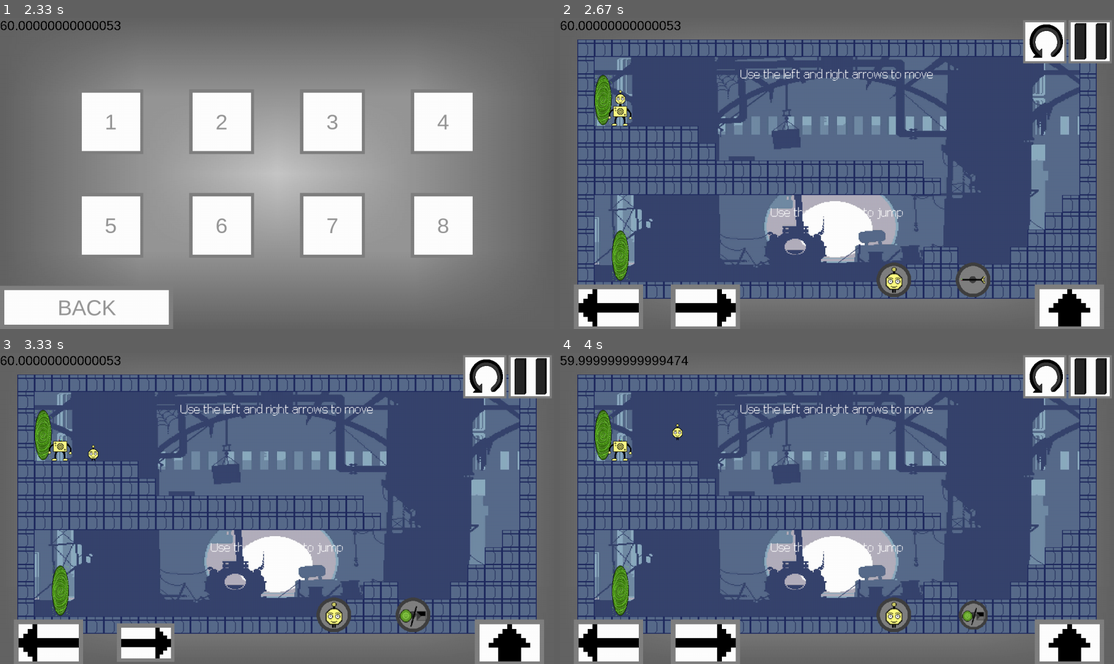
Above: before the commit, frames 1-4 (two rows, left to right).
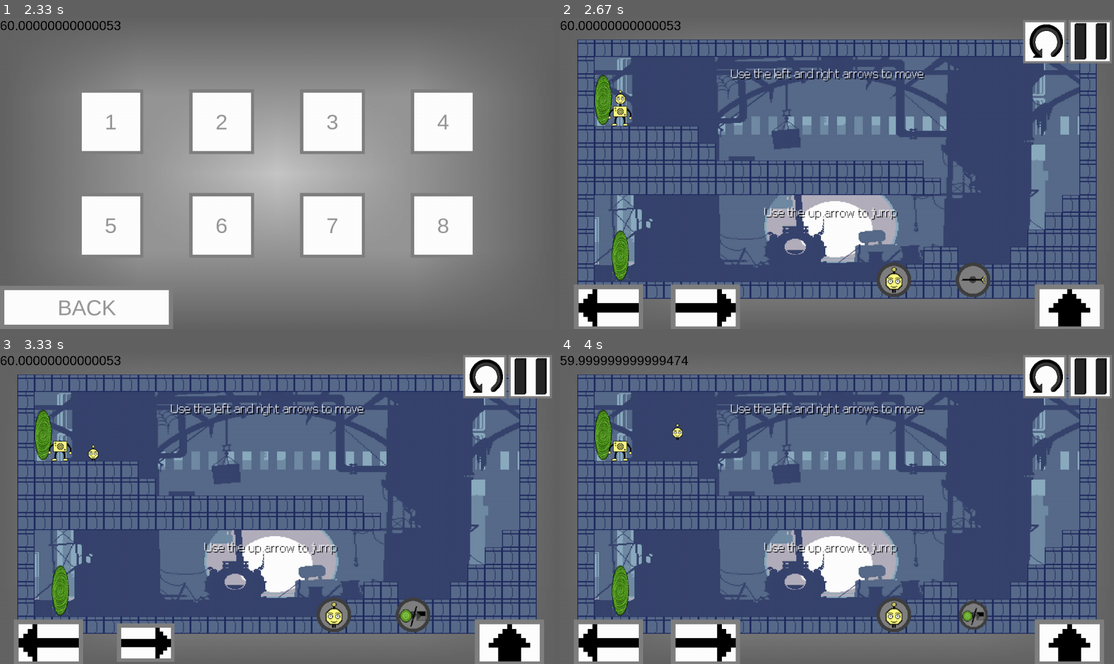
Above: after the commit, the same moments.

Repository: MartinWho2/Mobile_game_jam
Game: pygame game, started from main.py
Two runs of this game, one before a commit and one after it. Both use one fixed random seed, a clock stepped at 60 frames per second and the inputs below.
Inputs (mouse positions are in pixels of both pictures, inside the frame that each line leads up to):
- Up to frame 1 (2.33 s): press the mouse at (277, 195) at 0.37 s; move the mouse to (210, 185) at 0.47 s; release the mouse at (144, 176) at 0.6 s; press the mouse at (155, 207) at 0.7 s; move the mouse to (249, 204) at 0.8 s; release the mouse at (343, 201) at 0.93 s; press the mouse at (155, 145) at 2.03 s; move the mouse to (127, 139) at 2.13 s; release the mouse at (105, 133) at 2.27 s
- Up to frame 2 (2.67 s): click (670, 120) at 2.38 s
- Up to frame 3 (3.33 s): press the mouse at (332, 614) at 2.7 s; move the mouse to (409, 505) at 2.8 s; release the mouse at (487, 393) at 2.93 s; hold D from 3 s (still down)
- Up to frame 4 (4 s): release D at 3.47 s; hold W 3.5-3.8 s; press the mouse at (969, 614) at 3.87 s; move the mouse to (953, 520) at 3.97 s

Frame 1 is identical in both runs. In frame 2, 1.0% of the frame differs, in the area x 30-68%, y 16-66%; in frame 3, 1.0%; in frame 4, 1.0%.

Commit message:
Lots of bugs fixed

Diff:
--- a/a-faire.txt
+++ b/a-faire.txt
@@ -8,8 +8,10 @@
 [X] Régler le problème du bras avec le laser
 [X] Régler les petits pixels avec alpha très bas
 [] Rajouter des niveaux ?
-[] Refaire génération texte pour les tutos (plus joli)
+[X] Refaire génération texte pour les tutos (plus joli)
 [] Test pour bien positionner les boutons sur tel
 [] Améliorer les performances
 [] Montrer bien quelles vents sont reliées et quels boutons font quoi
 [X] Changer le background
+[] Empêcher de tirer un bras sur un mur juste à côté et corriger son décalage
+[] Empêcher les portes d'apparaître sur le joueur
--- a/game.py
+++ b/game.py
@@ -121,6 +121,7 @@
         self.arms_direction = pygame.Vector2(0, 0)
         self.pointing_arrow = pygame.image.load(path + "media/pointing_arrow.png").convert_alpha()
         self.distance = 0
+        self.launch_place = pygame.Vector2(0,0)
 
         # Images
         self.player_spritesheet = Spritesheet('player', path)
@@ -145,8 +146,11 @@
             self.player.move(self, dt)
             time2 = pygame.time.get_ticks()
             print(f"The player movements are done in {time2 - time} ms")
+            self.blit_player(self.player_spritesheet, dt)
+
         else:
             self.player.fall(dt)
+            self.blit_player(self.player_spritesheet, dt)
             time2 = pygame.time.get_ticks()
             print(f"The player falling is done in {time2 - time} ms")
             self.head.move(self, dt)
@@ -156,7 +160,6 @@
             time2 = pygame.time.get_ticks()
             print(f"The head moves in {time2 - time} ms")
 
-        self.blit_player(self.player_spritesheet, dt)
         time = pygame.time.get_ticks()
         print(f"The player is blitted in {time - time2} ms")
         # Action button
@@ -195,6 +198,7 @@
 
         if 31*self.tile_size < self.player.pos.x < 0 or 16*self.tile_size < self.player.pos.y < 0:
             self.restart()
+
     def load_new_level(self):
         self.texts = []
         self.door_sprites.empty()
@@ -311,18 +315,21 @@
             dy = actual_pos[1] - initial_pos[1]
             if dx == 0:
                 angle = 90
+                if dy > 0:
+                    angle = -90
             elif dx < 0:
                 angle = 180 - math.degrees(math.atan(dy / dx))
             else:
                 angle = -math.degrees(math.atan(dy / dx))
             pointing_arrow = pygame.transform.rotate(self.pointing_arrow, angle)
             rect1 = pointing_arrow.get_rect()
-            rect2 = pointing_arrow.get_rect()
+            rect2 = rect1.copy()
             center = pygame.Vector2(dx, dy)
             if center.length() != 0:
                 center.scale_to_length(self.tile_size*2)
             rect1.center = initial_pos + center
             rect2.center = self.player.rect.center + center + self.offset
+            self.launch_place.x,self.launch_place.y = rect2.topleft
             self.window.blit(pointing_arrow, rect1)
             self.window.blit(pointing_arrow, rect2)
             self.arms_direction = center
--- a/head.py
+++ b/head.py
@@ -25,9 +25,9 @@
     def move(self, game, dt):
         # Key input
         self.speed.x = 0
-        if game.buttons[game.button_left]:
+        if game.buttons[game.button_left] is not False:
             self.speed.x += -self.w / 230 * dt
-        if game.buttons[game.button_right]:
+        if game.buttons[game.button_right] is not False:
             self.speed.x += self.w / 230 * dt
         self.pos.x += self.speed.x
         self.rect.x = round(self.pos.x)
@@ -48,6 +48,7 @@
             self.state = 'run_right'
         else:
             self.state = 'idle'
+
     def jump(self):
         if self.on_ground:
             self.state = 'jump'
--- a/main.py
+++ b/main.py
@@ -38,7 +38,6 @@
     time.sleep(0.1)
     icon = pygame.image.load(path+"media/icon.png")
     pygame.display.set_icon(icon)
-
     gradient = pygame.surface.Surface((5,5))
     gradient.fill((100,100,100))
     for row in range(1,4):
@@ -94,11 +93,11 @@
                     finger_id = event.finger_id
                     print(f"finger-up : {event.finger_id}")
                     for value in game.buttons.items():
-                        if value[1] == finger_id:
+                        if value[1] is finger_id:
                             print(f"Releasing touch on button {value[0].name}")
                             if value[0] == game.action_button and game.player_or_head:
                                 game.finger_on_aim[0] = False
-                                game.player.launch_arm(game.arms_direction)
+                                game.player.launch_arm(game.arms_direction, game.launch_place)
                                 game.arms_available -= 1
                             game.buttons[value[0]] = False
                             value[0].click(False)
@@ -124,7 +123,7 @@
                         if game.player_or_head:
                             if game.arms_available > 0:
                                 if game.distance > game.action_button.rect.w/2 and not game.buttons[game.action_button]:
-                                    game.player.launch_arm(game.arms_direction)
+                                    game.player.launch_arm(game.arms_direction, game.launch_place)
                                     game.arms_available -= 1
                         else:
                             for button in game.buttons_in_game:
--- a/player.py
+++ b/player.py
@@ -31,9 +31,9 @@
     def move(self, game, dt):
         # Key input
         self.speed.x = 0
-        if game.buttons[game.button_left]:
+        if game.buttons[game.button_left] is not False:
             self.speed.x += -self.w / 350 * dt
-        if game.buttons[game.button_right]:
+        if game.buttons[game.button_right] is not False:
             self.speed.x += self.w / 350 * dt
         self.pos.x += self.speed.x
         self.rect.x = round(self.pos.x)
@@ -64,9 +64,10 @@
             self.is_jumping = True
             self.speed.y = -8
 
-    def launch_arm(self, movement):
+    def launch_arm(self, movement, launch_place):
         center = pygame.Vector2(self.rect.centerx, self.rect.centery)
-        arm = Arm(self.window, center, movement, self.map, self.tile_size, self.groups_colliding,
+        launch = pygame.Vector2((launch_place.x - center.x)/2+center.x,(launch_place.y - center.y)/2+center.y)
+        arm = Arm(self.window, launch, movement, self.map, self.tile_size, self.groups_colliding,
                   self.player_sprite_group, 2 * self.tile_size, self.path,self.arms_finish)
         self.arms.add(arm)
 
--- a/spritesheet.py
+++ b/spritesheet.py
@@ -53,7 +53,7 @@
 
     def animate(self, state, dt):
         animation = self.animations[state]
-        self.frame_idx += self.frames_nrs[state] / (dt * 60)
+        self.frame_idx += self.frames_nrs[state] * dt / 60
         if self.frame_idx >= len(animation):
             self.frame_idx = 0
         return animation[int(self.frame_idx)]
--- a/text.py
+++ b/text.py
@@ -6,6 +6,12 @@
         self.coo = coo
         self.text = text
         self.font = self.font = pygame.font.Font(path + 'media/fonts/pixel-font.ttf', 13)
-        self.image = self.font.render(self.text, True, "white")
+        self.image_white = self.font.render(self.text, True, "white")
+        self.image_black = self.font.render(self.text, True, "black")
+        offset = 0.1
+        self.image = pygame.surface.Surface((self.image_black.get_width()*(1+offset),self.image_black.get_height()*(1+offset)),
+                                            pygame.SRCALPHA)
+        self.image.blit(self.image_black,(self.image_black.get_height()*offset,self.image_black.get_height()*offset))
+        self.image.blit(self.image_white,(0,0))
         self.rect = self.image.get_rect()
         self.rect.center = self.coo[0] * tile_size, self.coo[1] * tile_size
Binary file changed: media/player/jump_0.png
